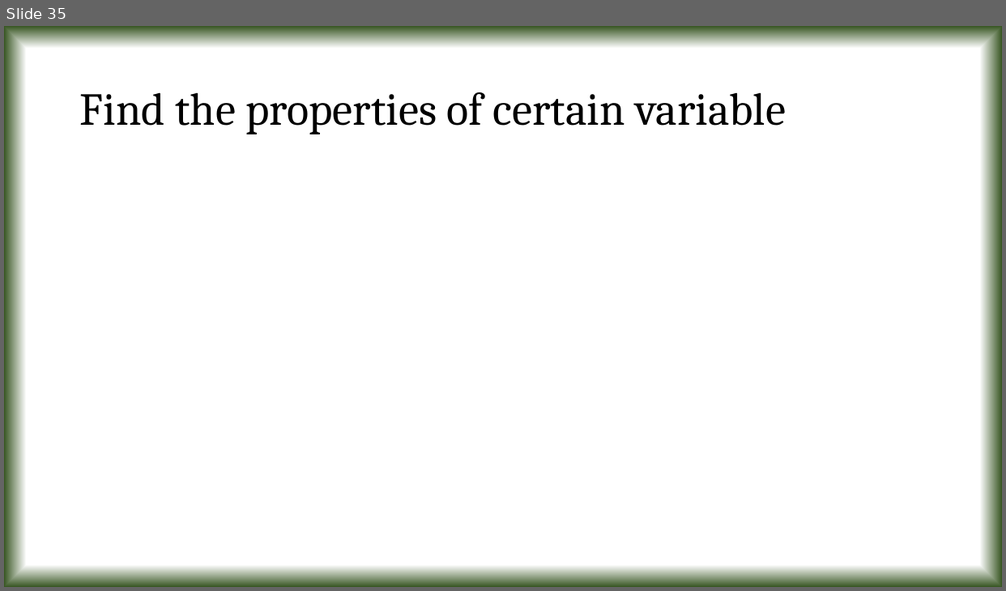
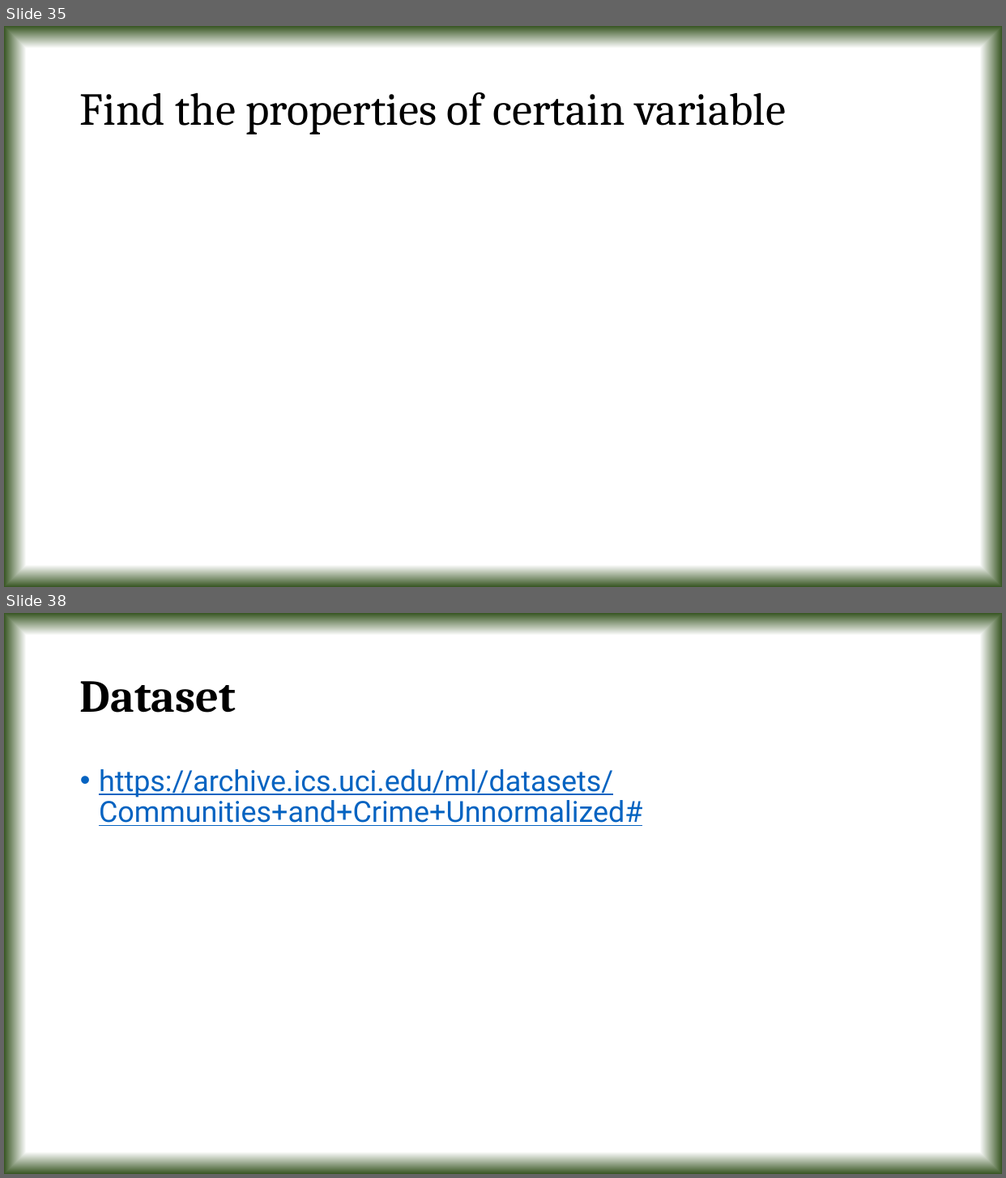
Before and after one commit to tanmoyie/Applied-Statistics, a slide deck: Python Projects & Dataset on Applied Statistics/Presentation on Python projects in Applied Statistics.pptx. Shown one above the other, each under a label of ours: slide 35 before the commit, slides 35 and 38 after it; the slides between them are not shown. The pictures are 1006x591 and 1006x1178 pixels, drawn with LibreOffice and Linux fonts; fonts in the diff are those of the drawing. Boxes give left, top, right and bottom in pixels: in the first picture for what was removed or moved away, otherwise in the second. Text is boxed around its words. In the diff, an @@ line names an element or a change of style, - is before the commit and + after.

```diff
--- a/Python Projects & Dataset on Applied Statistics/Presentation on Python projects in Applied Statistics.pptx
+++ b/Python Projects & Dataset on Applied Statistics/Presentation on Python projects in Applied Statistics.pptx
@@ slide 38 added at [4, 613, 1002, 1174], background gradient #FFFFFF to #385723 @@
@@ title added at [80, 681, 236, 713], 44 pt, text #000000, bold @@
+Dataset
@@ text added at [99, 769, 642, 826], 28 pt, text #0563C1, underline @@
+• https://archive.ics.uci.edu/ml/datasets/Communities+and+Crime+Unnormalized#
```
Also in this commit, not shown: 3 other slides added, 2 other files.
